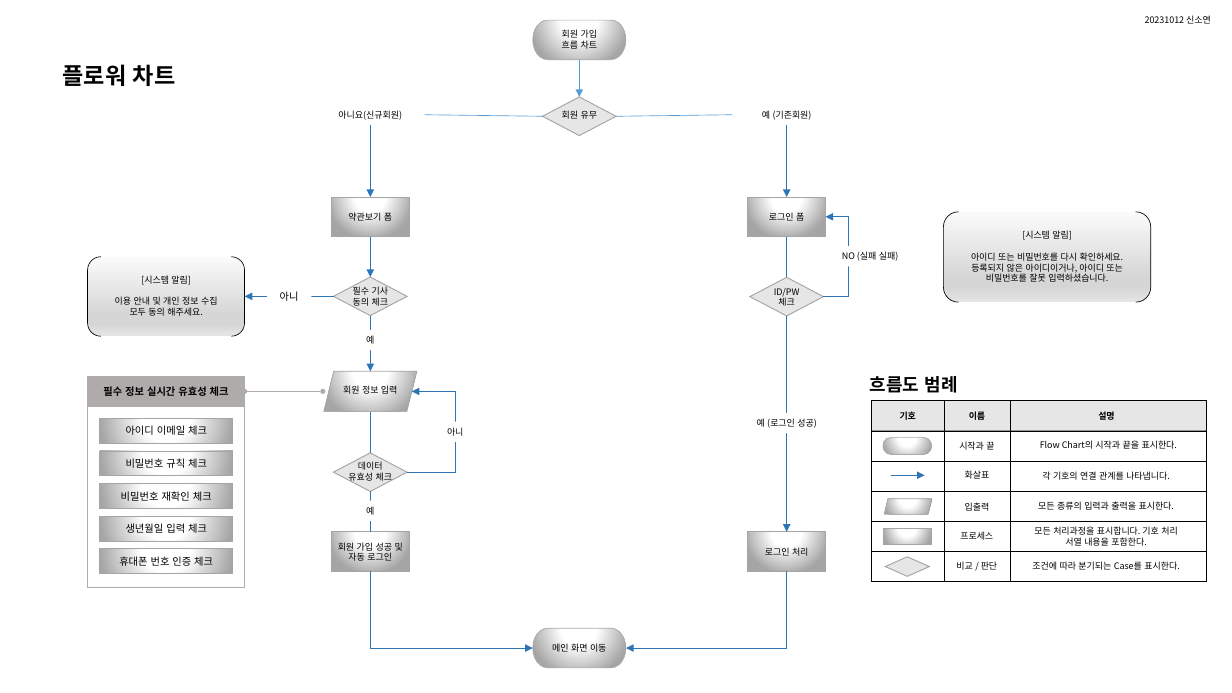
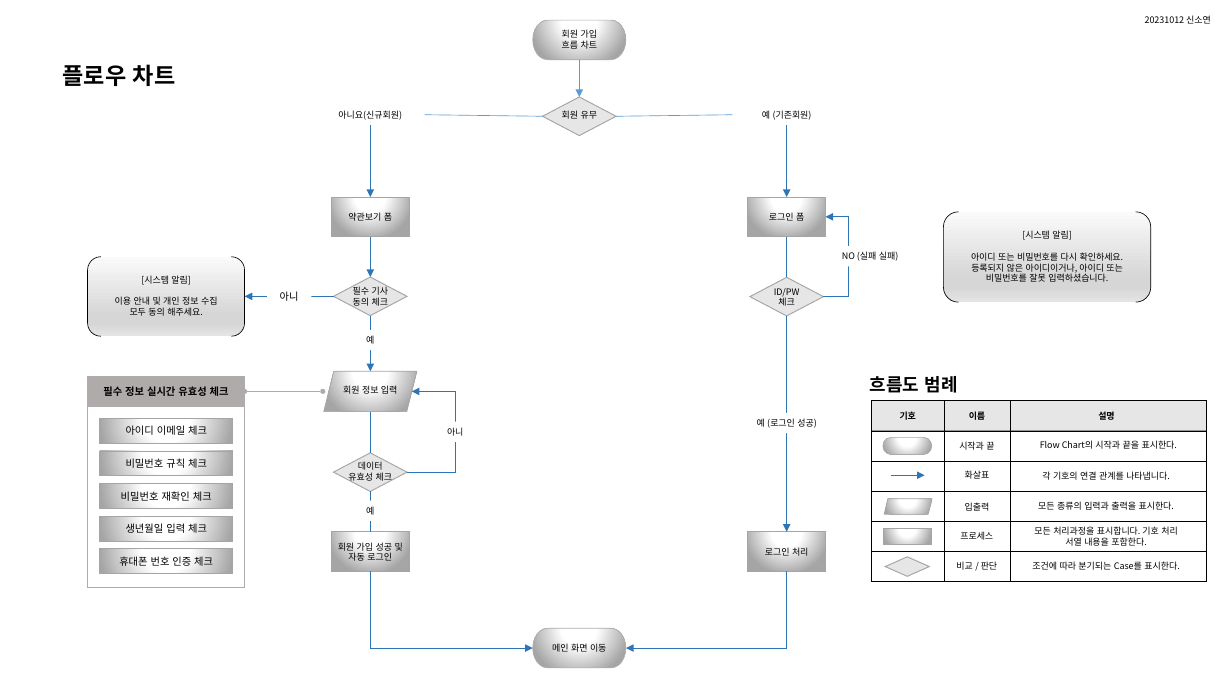
Before and after one commit to ttoyon/sinso2913, a slide deck: slide 1 of 디자인/플로워 차트.pptx. Drawn at 1232x693 pixels with LibreOffice and Linux fonts; fonts in the diff are those of the drawing. Boxes give left, top, right and bottom in pixels: in the first picture for what was removed or moved away, otherwise in the second. Text is boxed around its words. In the diff, an @@ line names an element or a change of style, - is before the commit and + after.

```diff
--- a/디자인/플로워 차트.pptx
+++ b/디자인/플로워 차트.pptx
@@ text at bbox=[63, 64, 176, 86]: text changed @@
-플로워 차트
+플로우 차트
```
Also in this commit, not shown: 59 other files.
